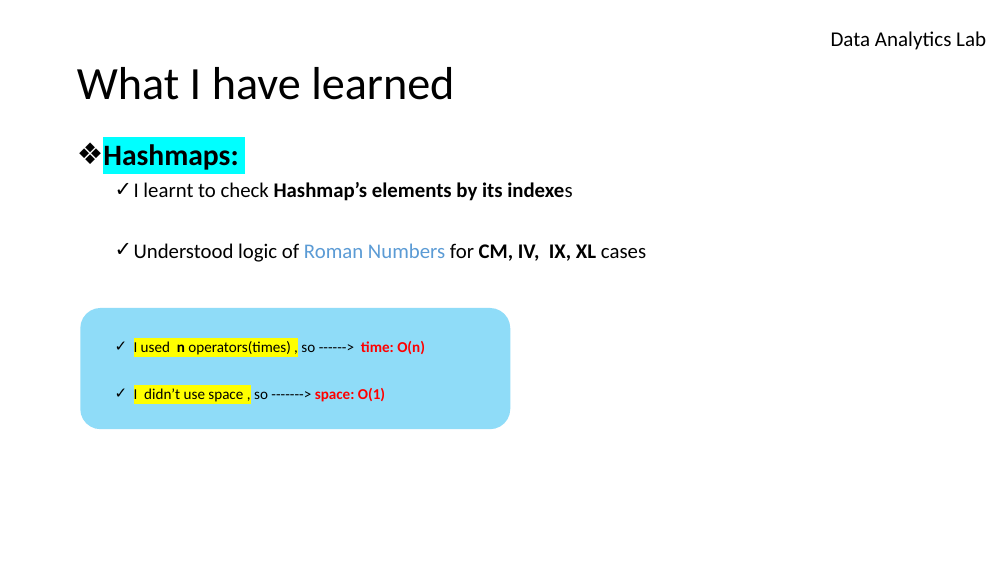
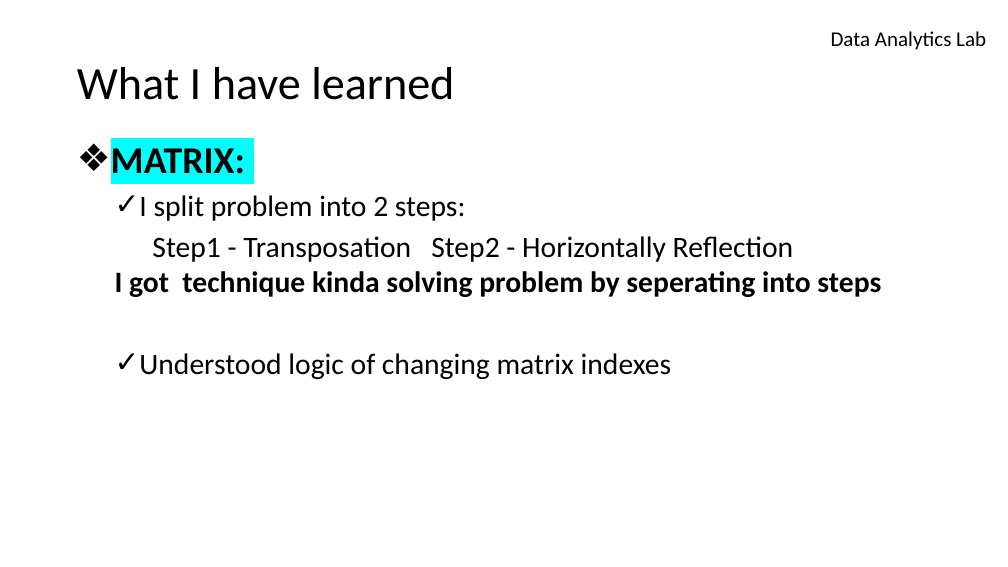
Before and after one commit to azimjaan21/algoMAP, a slide deck: slide 8 of Arrays & Strings/#3.pptx (slide 7 before the commit). Drawn at 1008x567 pixels with LibreOffice and Linux fonts; fonts in the diff are those of the drawing; background and template pictures are left out. Boxes give left, top, right and bottom in pixels: in the first picture for what was removed or moved away, otherwise in the second. Text is boxed around its words. In the diff, an @@ line names an element or a change of style, - is before the commit and + after.

```diff
--- a/Arrays & Strings/#3.pptx
+++ b/Arrays & Strings/#3.pptx
@@ text at (x1=111, y1=148, x2=881, y2=379): text changed; size 19.8 to 28.2 pt @@
-❖ Hashmaps:
-  ✓ I learnt to check Hashmap’s elements by its indexes
-  ✓ Understood logic of Roman Numbers for CM, IV, IX, XL cases
-  ✓ I used n operators(times) , so ------> time: O(n)
-  ✓ I didn’t use space , so -------> space: O(1)
+❖ MATRIX:
+  ✓ I split problem into 2 steps:
+  Step1 - Transposation Step2 - Horizontally Reflection
+  I got technique kinda solving problem by seperating into steps
+  ✓ Understood logic of changing matrix indexes
@@ rounded rectangle removed at (x1=80, y1=308, x2=510, y2=429) @@
```
Also in this commit, not shown: 4 other slides changed, 3 slides added, 2 slides removed, 2 other files.
